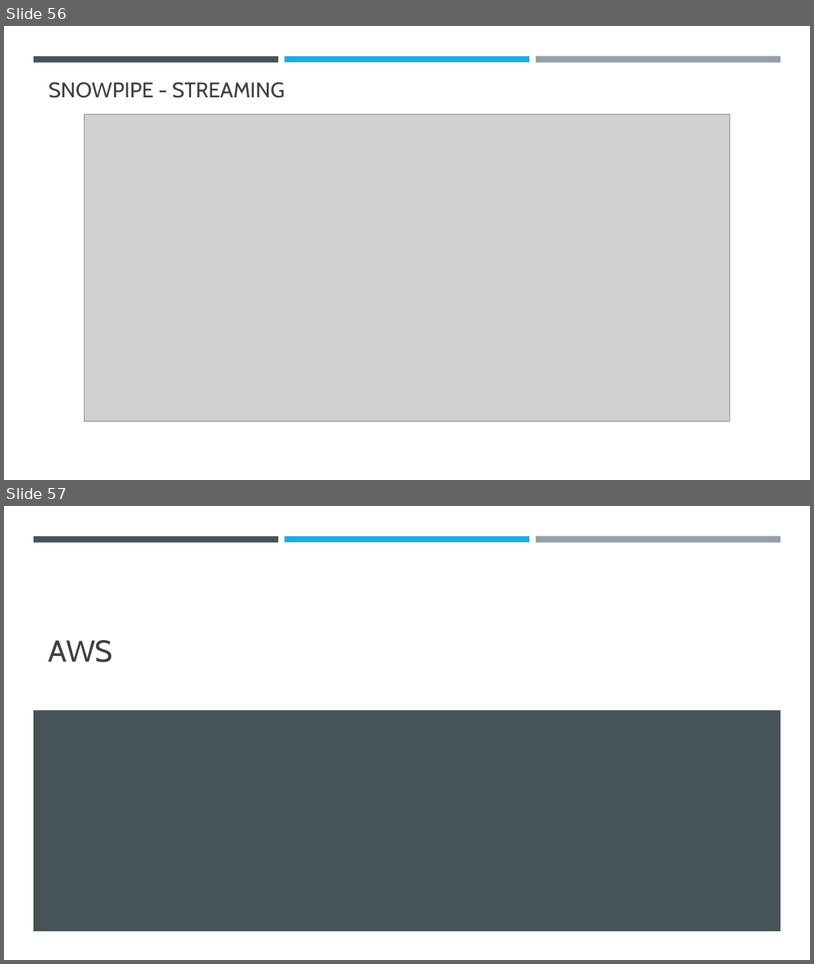
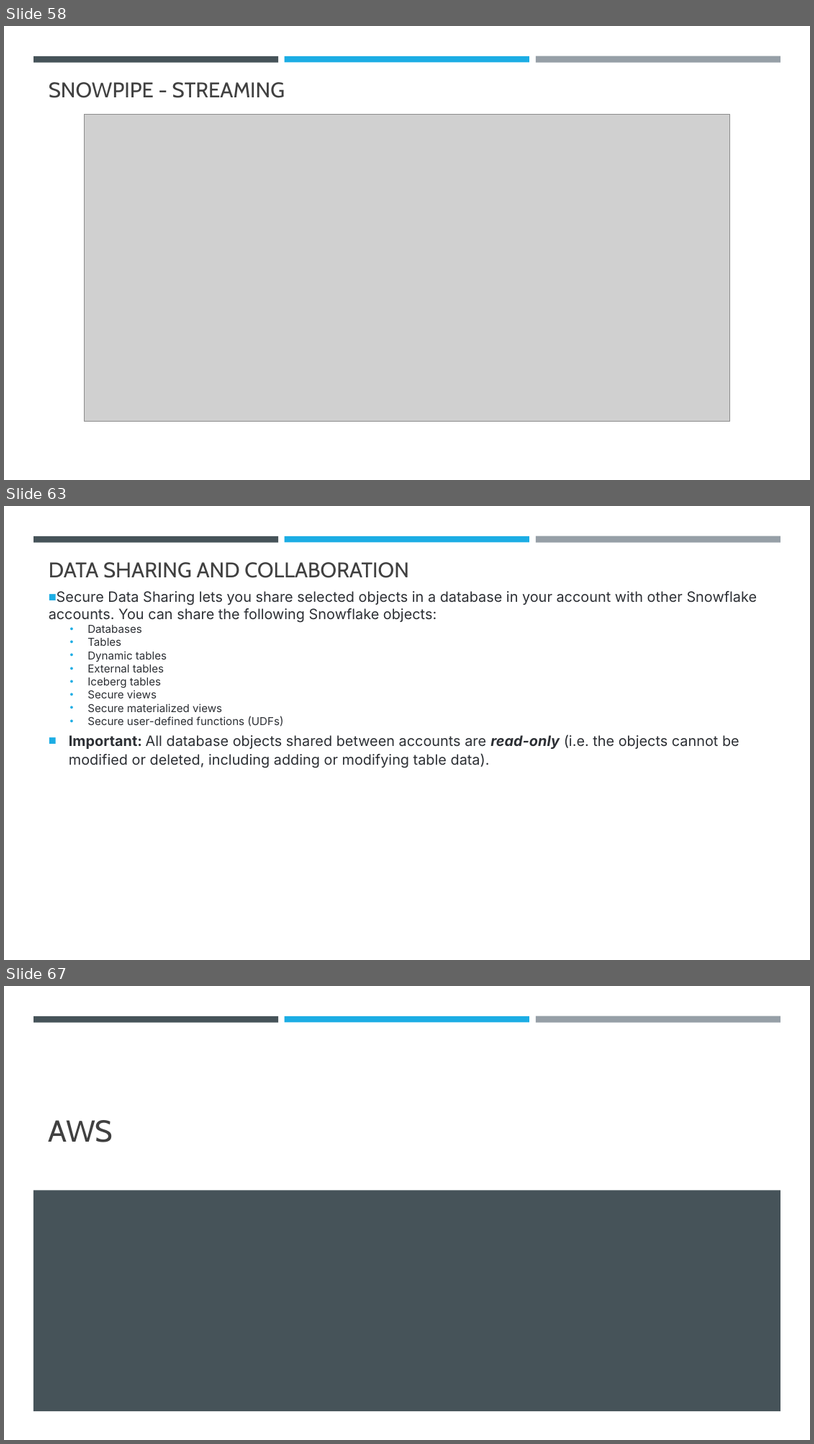
Before and after one commit to umeshmahajan/azure-brainworks2023, a slide deck: docs/Azure-Snowflake.pptx. Shown one above the other, each under a label of ours: slides 56 and 57 before the commit, slides 58, 63 and 67 after it; the slides between them are not shown. The pictures are 814x964 and 814x1444 pixels, drawn with LibreOffice and Linux fonts; fonts in the diff are those of the drawing; grey boxes stand for pictures. Boxes give left, top, right and bottom in pixels: in the first picture for what was removed or moved away, otherwise in the second. Text is boxed around its words. In the diff, an @@ line names an element or a change of style, - is before the commit and + after.

```diff
--- a/docs/Azure-Snowflake.pptx
+++ b/docs/Azure-Snowflake.pptx
@@ slide 63 added at (x1=4, y1=506, x2=810, y2=960), background #FFFFFF; not listed: 3 template elements that a slide beside it also shows @@
@@ title added at (x1=49, y1=562, x2=409, y2=578), 25.2 pt, text #404040 @@
+DATA SHARING AND COLLABORATION
@@ text added at (x1=49, y1=591, x2=758, y2=768), 17 pt, text #2C2F34 @@
+■ Secure Data Sharing lets you share selected objects in a database in your account with other Snowflake accounts. You can share the following Snowflake objects:
+    • Databases
+    • Tables
+    • Dynamic tables
+    • External tables
+    • Iceberg tables
+    • Secure views
+    • Secure materialized views
+    • Secure user-defined functions (UDFs)
+■ Important: All database objects shared between accounts are read-only (i.e. the objects cannot be modified or deleted, including adding or modifying table data).
@@ what was slide 56 is now slide 58 @@
@@ what was slide 57 is now slide 67 @@
```
Also in this commit, not shown: 2 slides changed, 9 other slides added, 3 other files.
